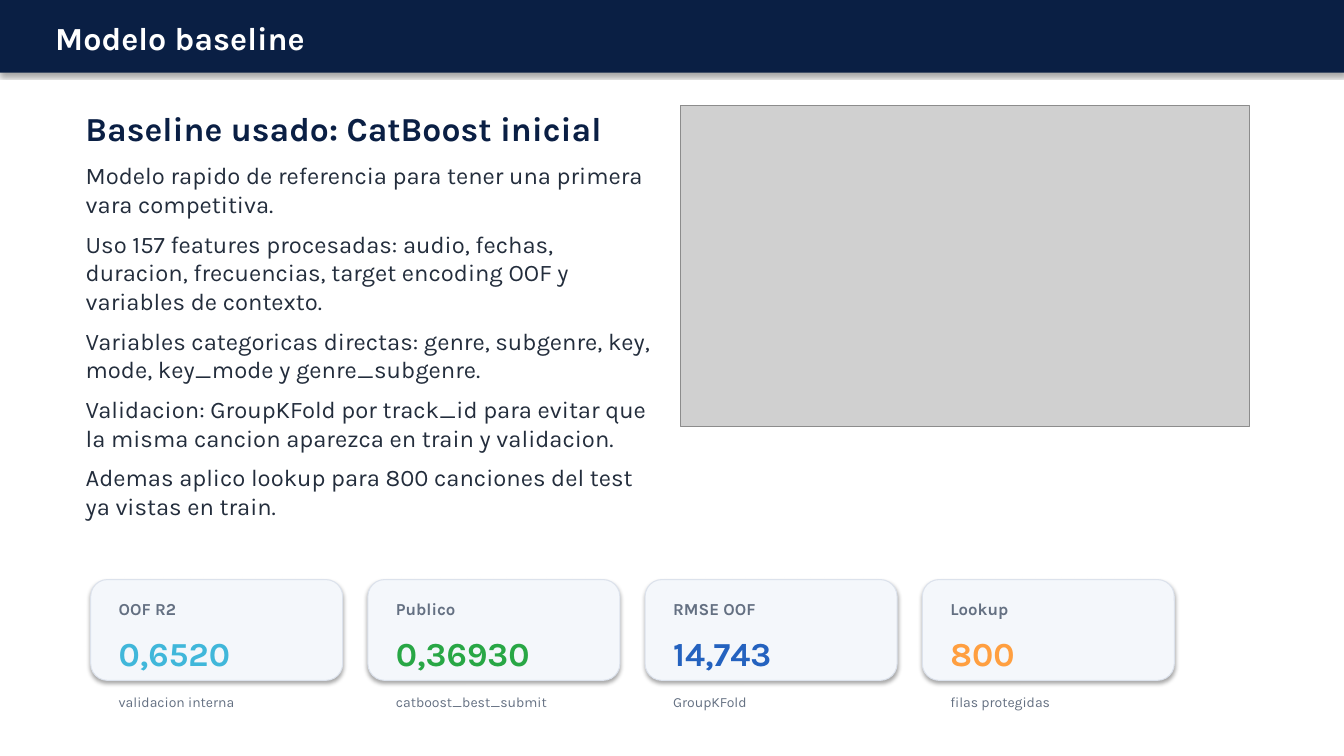
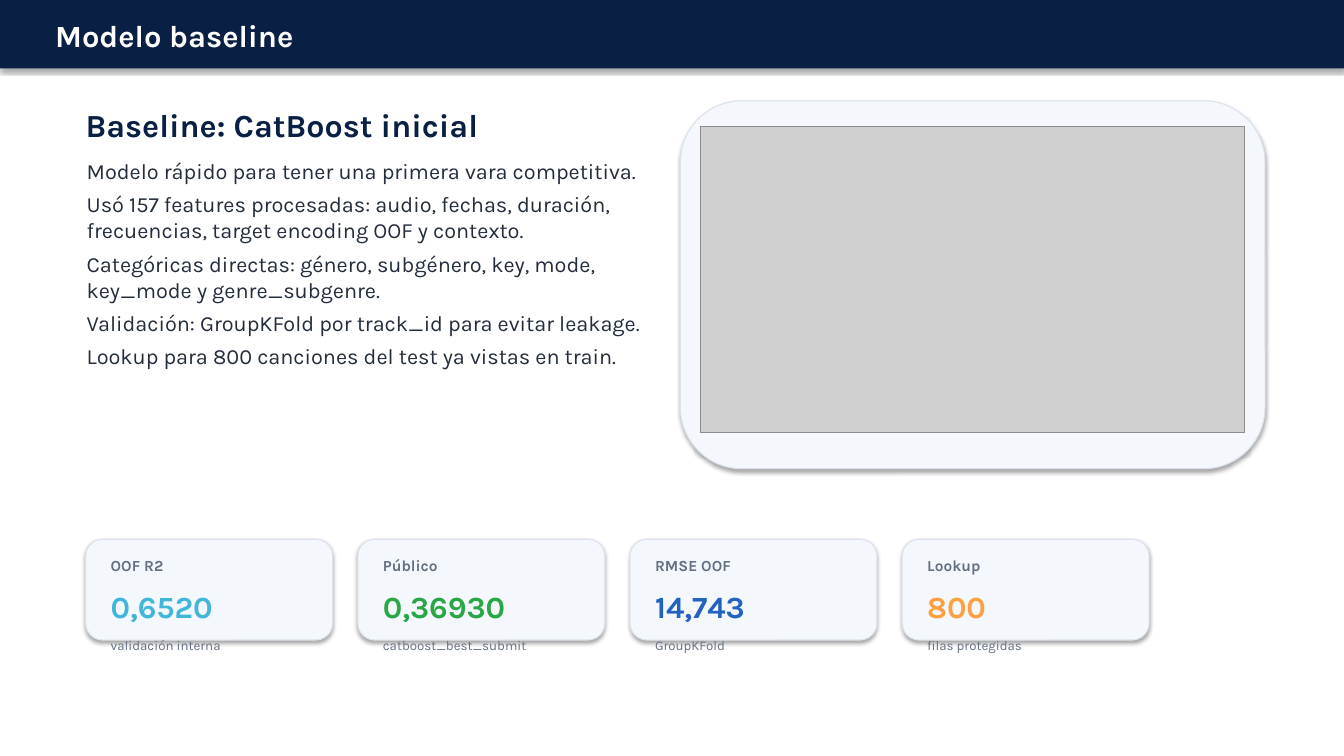
Before and after one commit to matigold22/TP3_Predictiva_Kaggle, a slide deck: slide 3 of presentacion/PRESENTACION_MODELOS_FINAL.pptx. Drawn at 1344x756 pixels with LibreOffice and Linux fonts; fonts in the diff are those of the drawing; grey boxes stand for pictures. Boxes give left, top, right and bottom in pixels: in the first picture for what was removed or moved away, otherwise in the second. Text is boxed around its words. In the diff, an @@ line names an element or a change of style, - is before the commit and + after.

Commit message:
Ajustar layout y caracteres de presentacion

```diff
--- a/presentacion/PRESENTACION_MODELOS_FINAL.pptx
+++ b/presentacion/PRESENTACION_MODELOS_FINAL.pptx
@@ rectangle: place and size @@
-rectangle at box(0, 0, 1344, 73)
+rectangle at box(0, 0, 1344, 69)
@@ text "Modelo baseline" at box(55, 25, 293, 48): size 23 to 22 pt @@
@@ text at box(86, 114, 478, 138): text changed; size 24 to 23 pt @@
-Baseline usado: CatBoost inicial
+Baseline: CatBoost inicial
@@ rounded rectangle added at box(681, 101, 1265, 469), fill #F4F7FB, outline #DCE2EC 0.75 pt @@
@@ picture: place and size @@
-picture at box(681, 106, 1250, 426)
+picture at box(701, 127, 1245, 434)
@@ text at box(87, 162, 639, 370): text changed; size 17 to 15.5 pt @@
-Modelo rapido de referencia para tener una primera vara competitiva.
-Uso 157 features procesadas: audio, fechas, duracion, frecuencias, target encoding OOF y variables de contexto.
-Variables categoricas directas: genre, subgenre, key, mode, key_mode y genre_subgenre.
-Validacion: GroupKFold por track_id para evitar que la misma cancion aparezca en train y validacion.
-Ademas aplico lookup para 800 canciones del test ya vistas en train.
+Modelo rápido para tener una primera vara competitiva.
+Usó 157 features procesadas: audio, fechas, duración, frecuencias, target encoding OOF y contexto.
+Categóricas directas: género, subgénero, key, mode, key_mode y genre_subgenre.
+Validación: GroupKFold por track_id para evitar leakage.
+Lookup para 800 canciones del test ya vistas en train.
@@ rounded rectangle: place and size @@
-rounded rectangle at box(91, 580, 343, 681)
+rounded rectangle at box(86, 539, 333, 640)
@@ rounded rectangle: place and size @@
-rounded rectangle at box(368, 580, 620, 681)
+rounded rectangle at box(358, 539, 605, 640)
@@ rounded rectangle: place and size @@
-rounded rectangle at box(645, 580, 897, 681)
+rounded rectangle at box(630, 539, 877, 640)
@@ rounded rectangle: place and size @@
-rounded rectangle at box(923, 580, 1175, 681)
+rounded rectangle at box(902, 539, 1149, 640)
@@ text "OOF R2": place and size @@
-text "OOF R2" at box(119, 604, 176, 615)
+text "OOF R2" at box(111, 561, 163, 571)
@@ text added at box(383, 559, 438, 571), 11 pt, text #647082, bold @@
+Público
@@ text "RMSE OOF": place and size @@
-text "RMSE OOF" at box(673, 604, 755, 615)
+text "RMSE OOF" at box(655, 561, 730, 571)
@@ size 12 to 11 pt in 3 elements at box(111, 561, 163, 571), box(655, 561, 730, 571), box(927, 560, 980, 575) @@
@@ text "Lookup": place and size @@
-text "Lookup" at box(950, 603, 1008, 619)
+text "Lookup" at box(927, 560, 980, 575)
@@ text "0,6520": place and size @@
-text "0,6520" at box(119, 643, 230, 671)
+text "0,6520" at box(111, 597, 213, 622)
@@ text "0,36930": place and size @@
-text "0,36930" at box(396, 643, 530, 671)
+text "0,36930" at box(383, 597, 505, 622)
@@ text "14,743": place and size @@
-text "14,743" at box(673, 643, 771, 671)
+text "14,743" at box(655, 597, 745, 622)
@@ size 24 to 22 pt in 4 elements at box(111, 597, 213, 622), box(383, 597, 505, 622), box(655, 597, 745, 622), box(927, 597, 986, 619) @@
@@ text "800": place and size @@
-text "800" at box(950, 643, 1014, 667)
+text "800" at box(927, 597, 986, 619)
@@ text removed at box(396, 603, 456, 615) @@
-Publico
@@ text at box(111, 640, 221, 650): text changed; size 10 to 9.5 pt @@
-validacion interna
+validación interna
@@ text "catboost_best_submit": place and size @@
-text "catboost_best_submit" at box(396, 697, 547, 707)
+text "catboost_best_submit" at box(383, 641, 527, 650)
@@ text "GroupKFold": place and size @@
-text "GroupKFold" at box(673, 697, 746, 710)
+text "GroupKFold" at box(655, 641, 725, 653)
@@ size 10 to 9.5 pt in 3 elements at box(383, 641, 527, 650), box(655, 641, 725, 653), box(927, 641, 1022, 653) @@
@@ text "filas protegidas": place and size @@
-text "filas protegidas" at box(950, 697, 1050, 711)
+text "filas protegidas" at box(927, 641, 1022, 653)
```
Also in this commit, not shown: 9 other slides changed.
